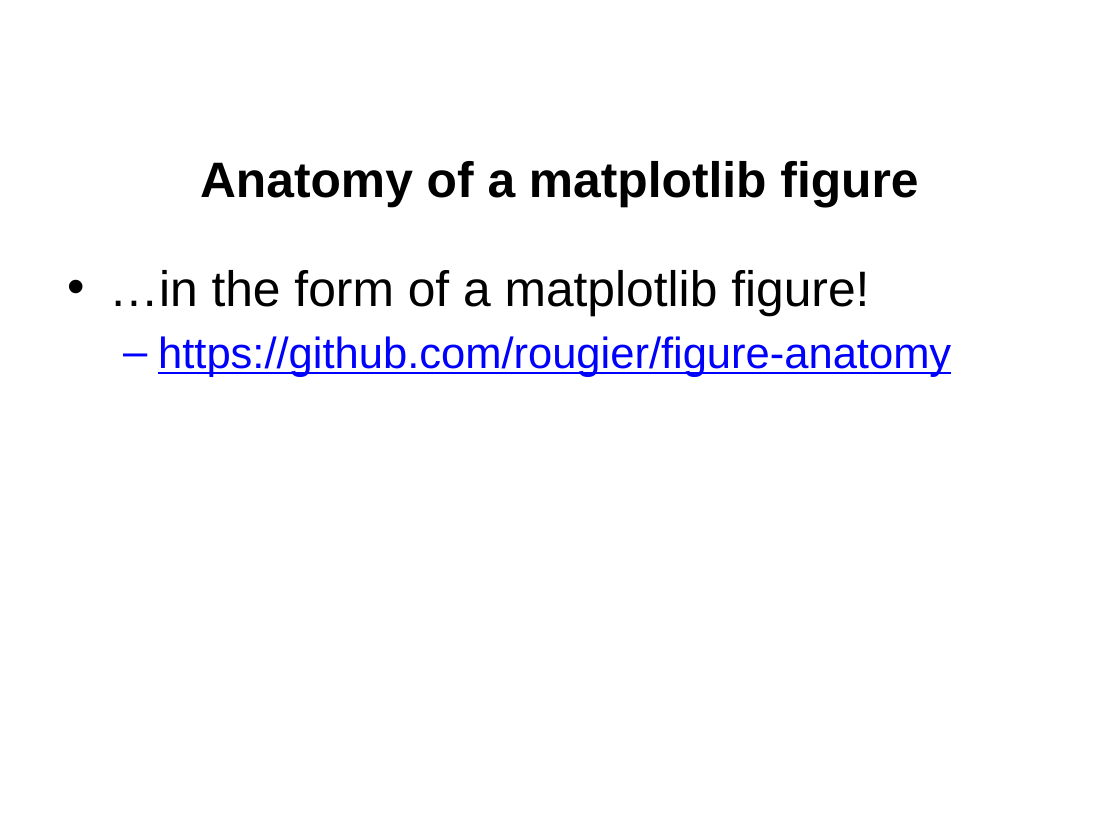
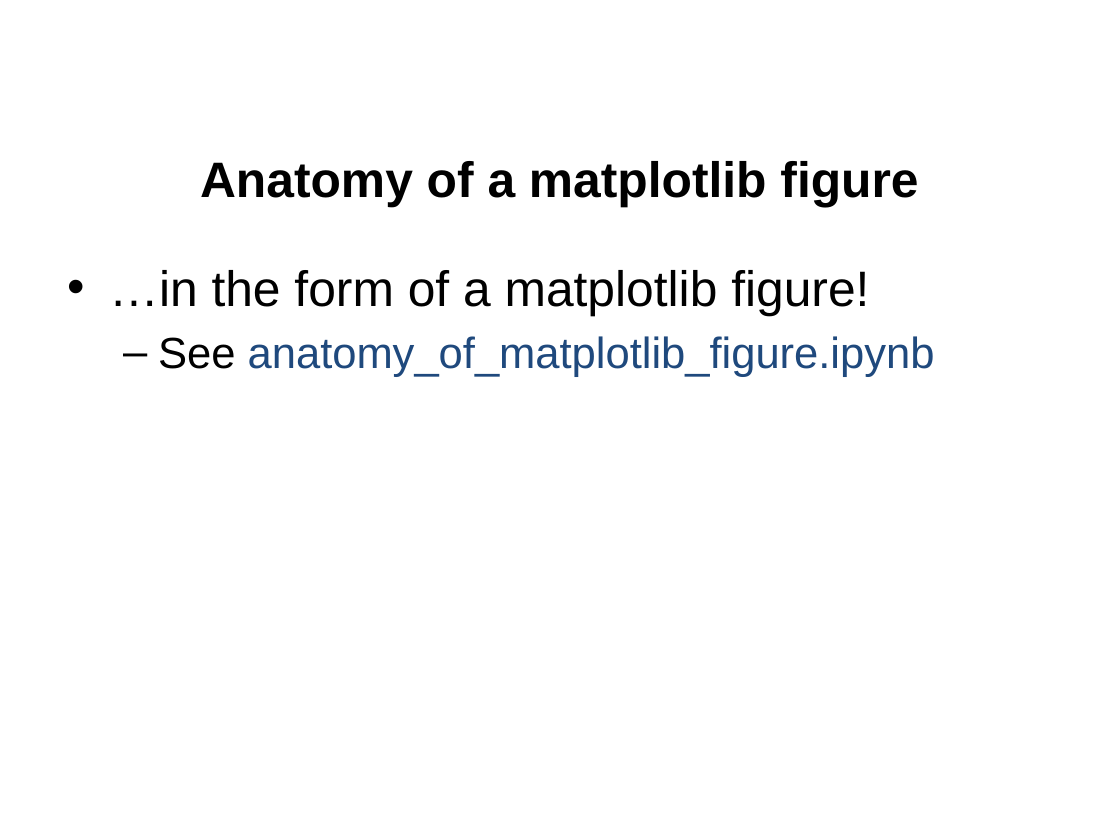
Before and after one commit to jgerity/talks, a slide deck: slide 9 of 2016/computing_workgroup/python_plotting/python_plotting.pptx. Drawn at 1120x840 pixels with LibreOffice and Linux fonts; fonts in the diff are those of the drawing; background and template pictures are left out. Boxes give left, top, right and bottom in pixels: in the first picture for what was removed or moved away, otherwise in the second. Text is boxed around its words. In the diff, an @@ line names an element or a change of style, - is before the commit and + after.

```diff
--- a/2016/computing_workgroup/python_plotting/python_plotting.pptx
+++ b/2016/computing_workgroup/python_plotting/python_plotting.pptx
@@ text at (x1=158, y1=336, x2=935, y2=377): text changed; text colour #0000FF to #1F497D @@
-  – https://github.com/rougier/figure-anatomy
+  – See anatomy_of_matplotlib_figure.ipynb
```
Also in this commit, not shown: 5 other slides changed, 1 slide added, 1 other file.
